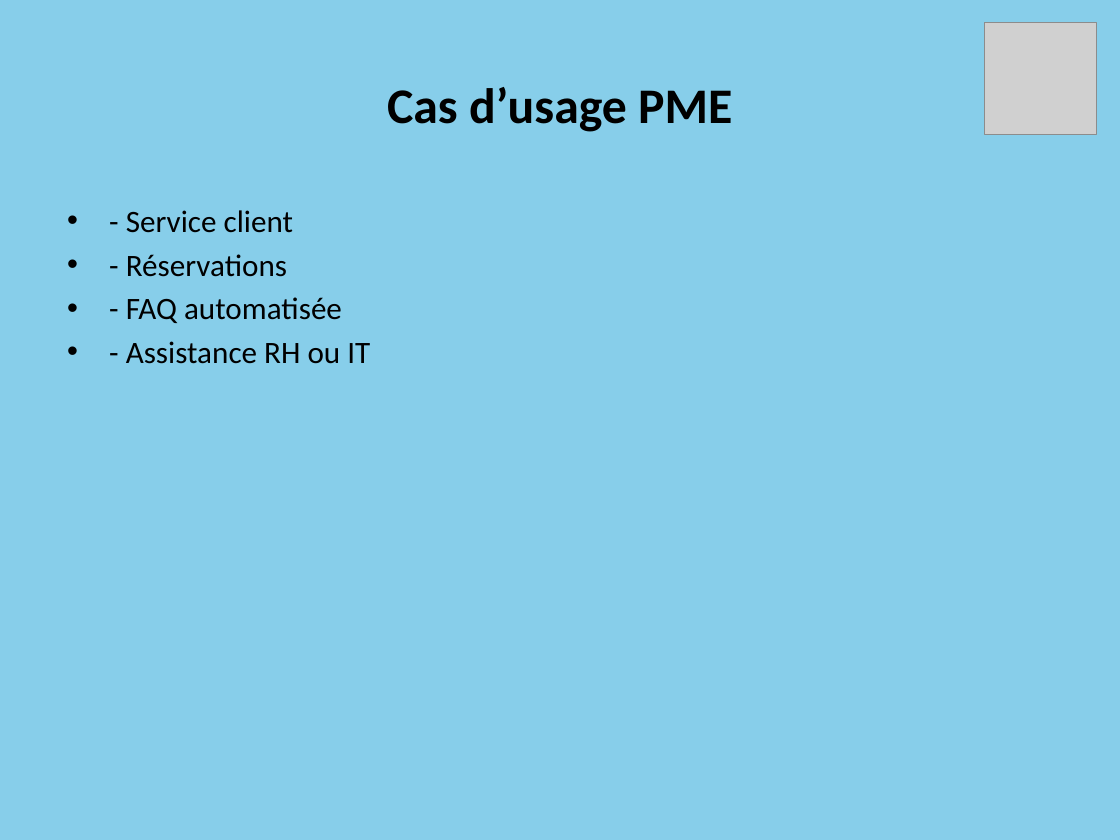
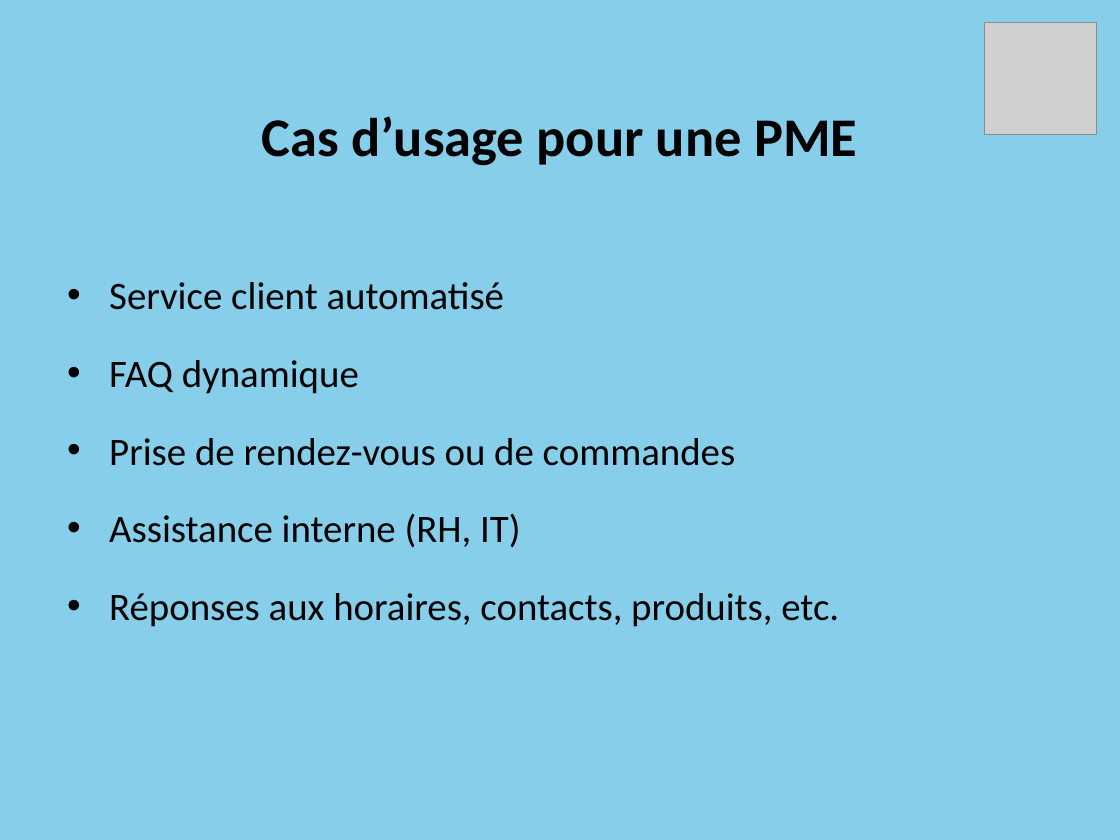
Before and after one commit to Projet-CLD/Google_Dialogflow, a slide deck: slide 7 of Dialogflow_Presentation.pptx (slide 4 before the commit). Drawn at 1120x840 pixels with LibreOffice and Linux fonts; fonts in the diff are those of the drawing; grey boxes stand for pictures. Boxes give left, top, right and bottom in pixels: in the first picture for what was removed or moved away, otherwise in the second. Text is boxed around its words. In the diff, an @@ line names an element or a change of style, - is before the commit and + after.

```diff
--- a/Dialogflow_Presentation.pptx
+++ b/Dialogflow_Presentation.pptx
@@ title at (x1=262, y1=116, x2=857, y2=166): text changed; size 32 to 35 pt @@
-Cas d’usage PME
+Cas d’usage pour une PME
@@ text at (x1=109, y1=282, x2=839, y2=627): text changed; size 20 to 25 pt @@
-• - Service client
-• - Réservations
-• - FAQ automatisée
-• - Assistance RH ou IT
+• Service client automatisé
+• FAQ dynamique
+• Prise de rendez-vous ou de commandes
+• Assistance interne (RH, IT)
+• Réponses aux horaires, contacts, produits, etc.
```
Also in this commit, not shown: 6 other slides changed, 5 slides added, 2 slides removed.
